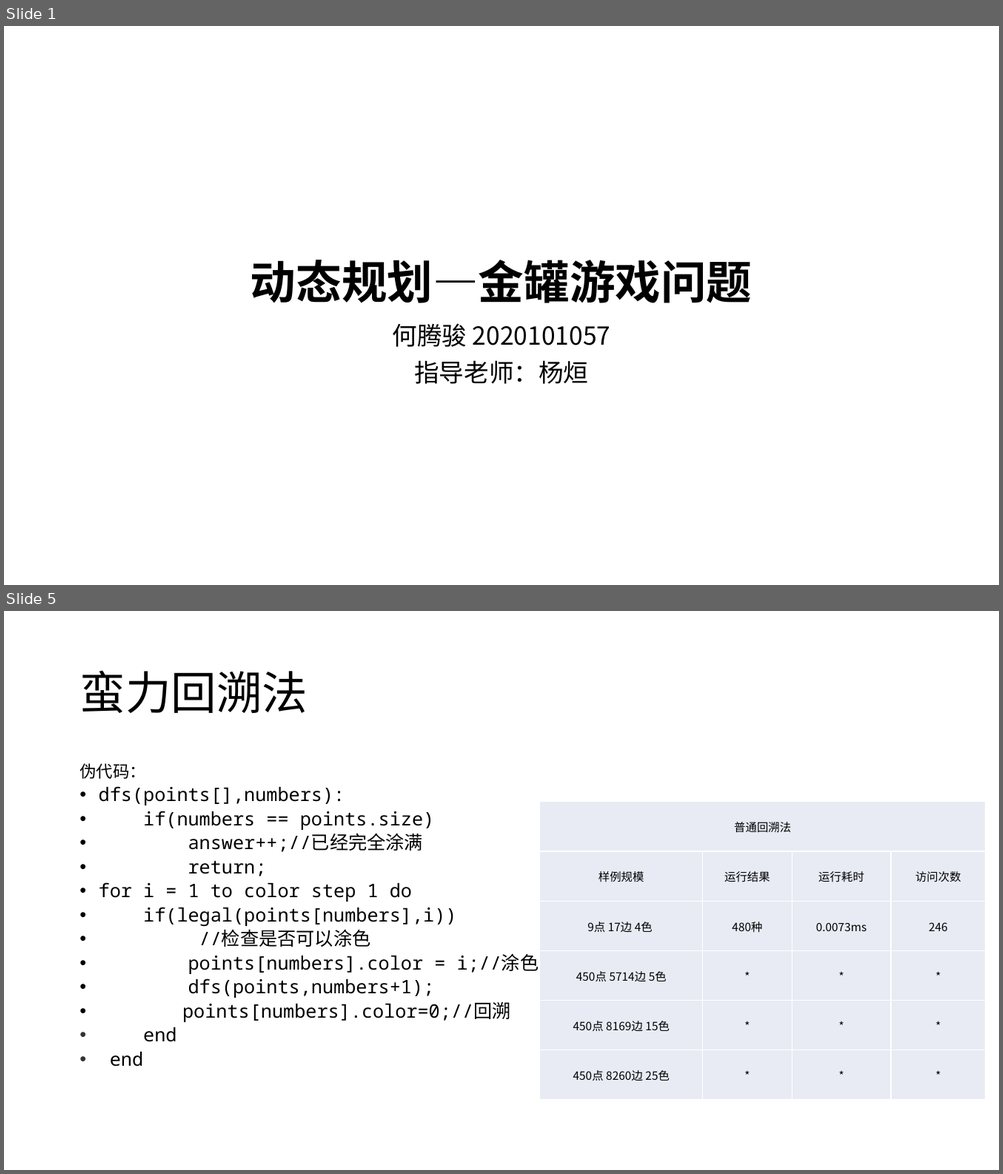
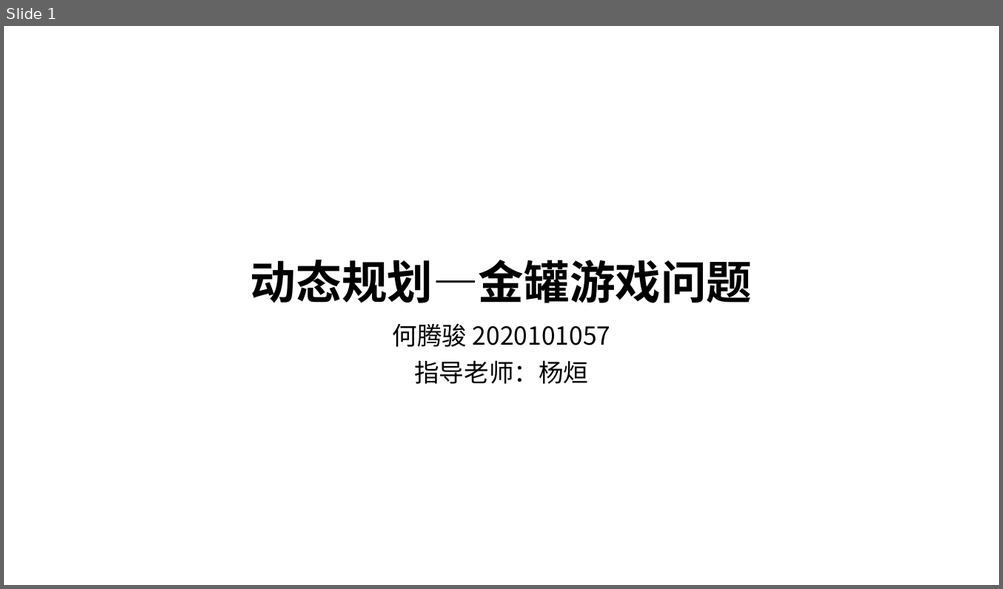
Before and after one commit to VirtualPuffer/Algorithm_Experiment, a slide deck: report/实验4/算法实验04.pptx. Shown one above the other, each under a label of ours: slides 1 and 5 before the commit, slide 1 after it; the slides between them are not shown. The pictures are 1003x1174 and 1003x589 pixels, drawn with LibreOffice and Linux fonts; fonts in the diff are those of the drawing. Boxes give left, top, right and bottom in pixels: in the first picture for what was removed or moved away, otherwise in the second. Text is boxed around its words. In the diff, an @@ line names an element or a change of style, - is before the commit and + after.

```diff
--- a/report/实验4/算法实验04.pptx
+++ b/report/实验4/算法实验04.pptx
@@ slide 5 removed at <box>4,611,999,1170</box>, background #FFFFFF @@
@@ title removed at <box>79,670,307,713</box> @@
-蛮力回溯法
@@ text removed at <box>79,763,539,1067</box> @@
-伪代码：
-• dfs(points[],numbers):
-• if(numbers == points.size)
-• answer++;//已经完全涂满
-• return;
-• for i = 1 to color step 1 do
-• if(legal(points[numbers],i))
-• //检查是否可以涂色
-• points[numbers].color = i;//涂色
-• dfs(points,numbers+1);
-• points[numbers].color=0;//回溯
-• end
-• end
@@ table removed at <box>540,802,985,1100</box>, 6 rows, 4 columns @@
-普通回溯法 |  |  | 
-样例规模 | 运行结果 | 运行耗时 | 访问次数
-9点 17边 4色 | 480种 | 0.0073ms | 246
-450点 5714边 5色 | * | * | *
-450点 8169边 15色 | * | * | *
-450点 8260边 25色 | * | * | *
```
Also in this commit, not shown: 2 slides changed, 3 slides added, 7 other slides removed, 2 other files.
